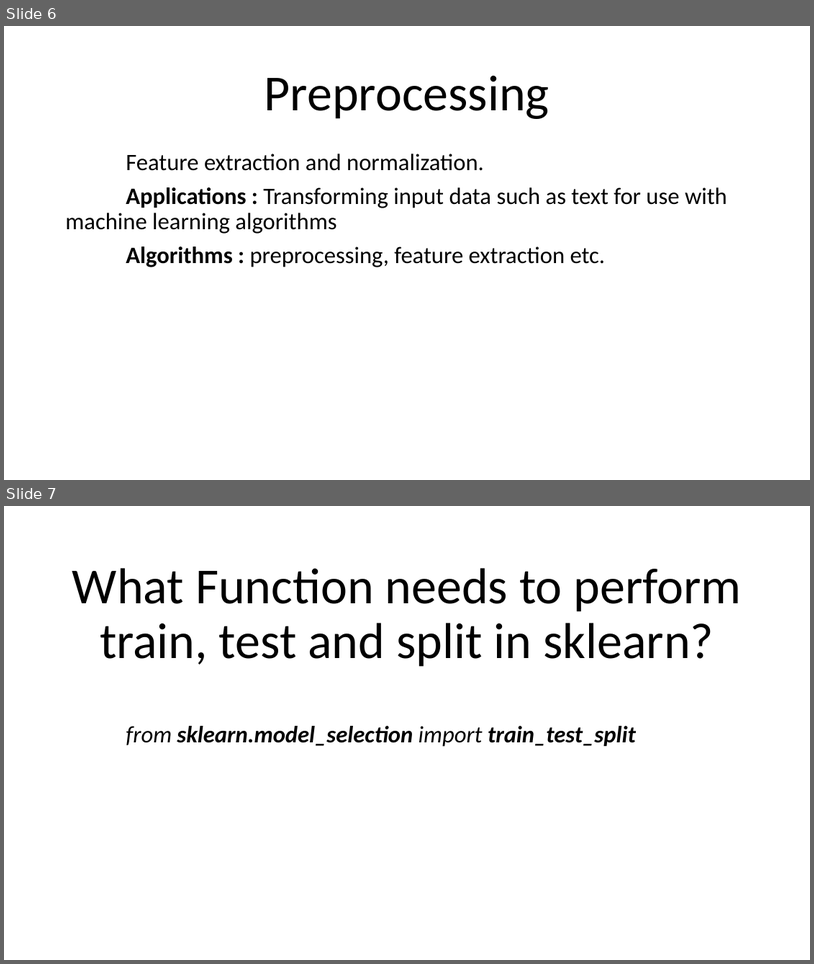
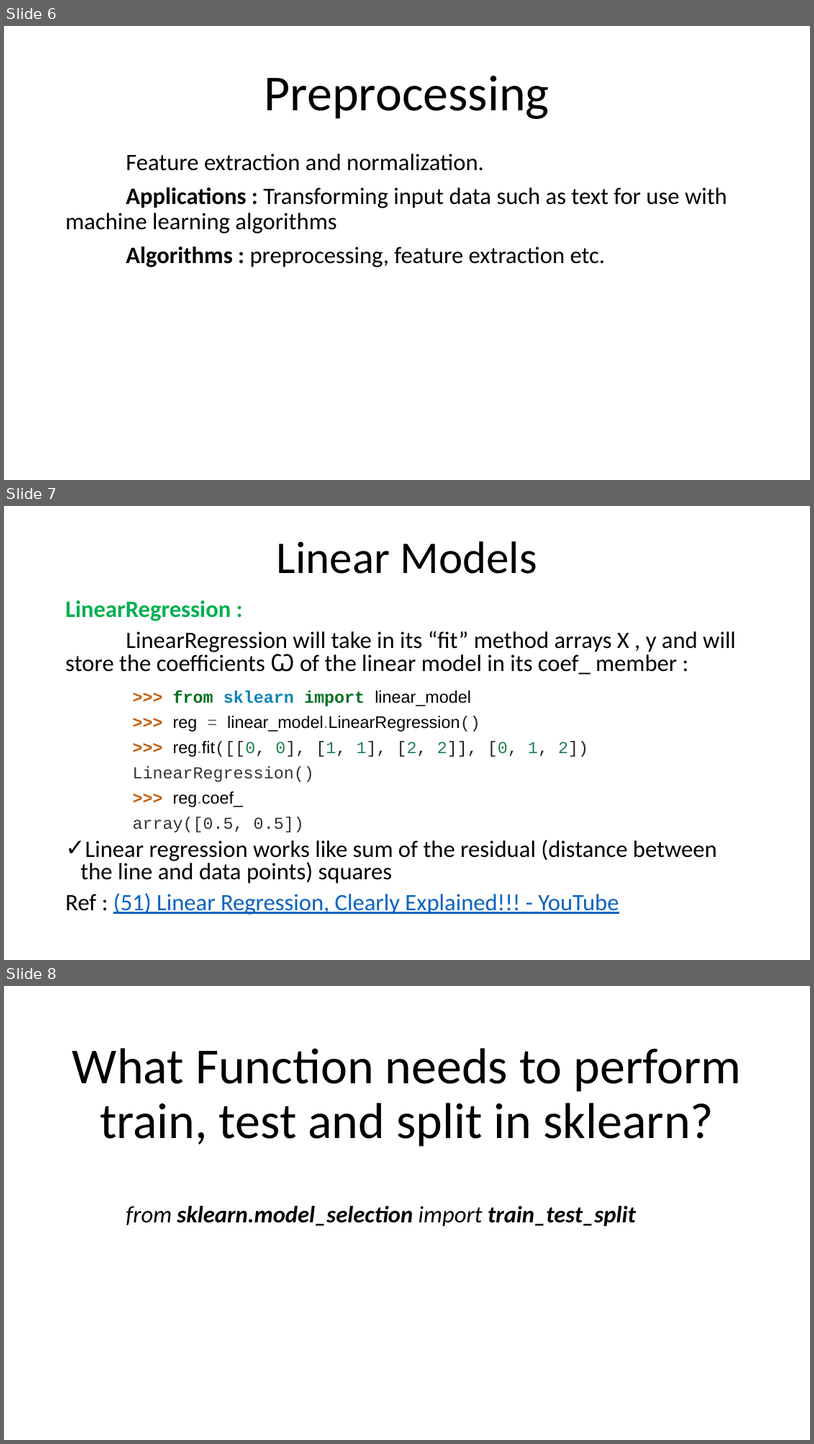
Before and after one commit to SanjayKannan24/Scikit-Learn, a slide deck: Scikit-Learn.pptx. Shown one above the other, each under a label of ours: slides 6 and 7 before the commit, slides 6, 7 and 8 after it. The pictures are 814x964 and 814x1444 pixels, drawn with LibreOffice and Linux fonts; fonts in the diff are those of the drawing. Boxes give left, top, right and bottom in pixels: in the first picture for what was removed or moved away, otherwise in the second. Text is boxed around its words. In the diff, an @@ line names an element or a change of style, - is before the commit and + after.

Commit message:
Linear Regression

```diff
--- a/Scikit-Learn.pptx
+++ b/Scikit-Learn.pptx
@@ slide 7 added at (x1=4, y1=506, x2=810, y2=960), background #FFFFFF @@
@@ title added at (x1=277, y1=541, x2=537, y2=574), 54 pt, text #000000 @@
+Linear Models
@@ text added at (x1=65, y1=600, x2=736, y2=914), 28 pt, text #000000 @@
+LinearRegression :
+LinearRegression will take in its “fit” method arrays X , y and will store the coefficients Ꙍ of the linear model in its coef_ member :
+✓ Linear regression works like sum of the residual (distance between the line and data points) squares
+Ref : (51) Linear Regression, Clearly Explained!!! - YouTube
@@ text added at (x1=133, y1=690, x2=589, y2=832), 20 pt, text #000000 @@
+>>> from sklearn import linear_model
+>>> reg = linear_model.LinearRegression()
+>>> reg.fit([[0, 0], [1, 1], [2, 2]], [0, 1, 2])
+LinearRegression()
+>>> reg.coef_
+array([0.5, 0.5])
@@ what was slide 7 is now slide 8 @@
```
Also in this commit, not shown: 1 slide changed, 2 other files.
